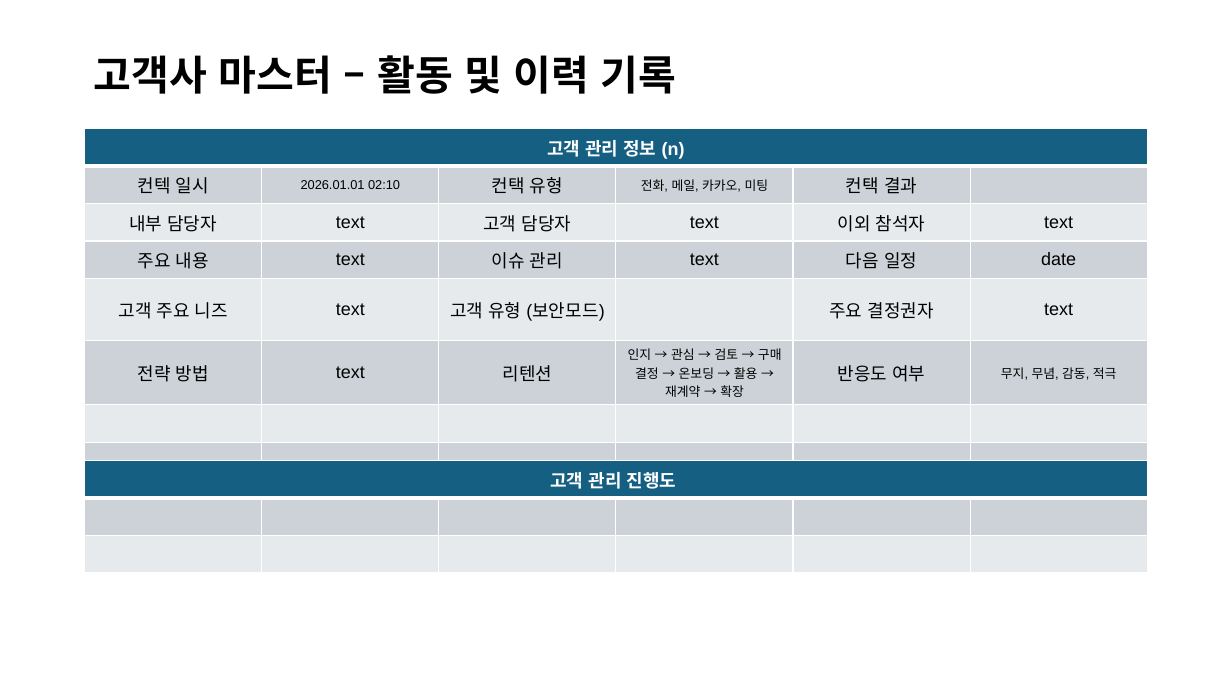
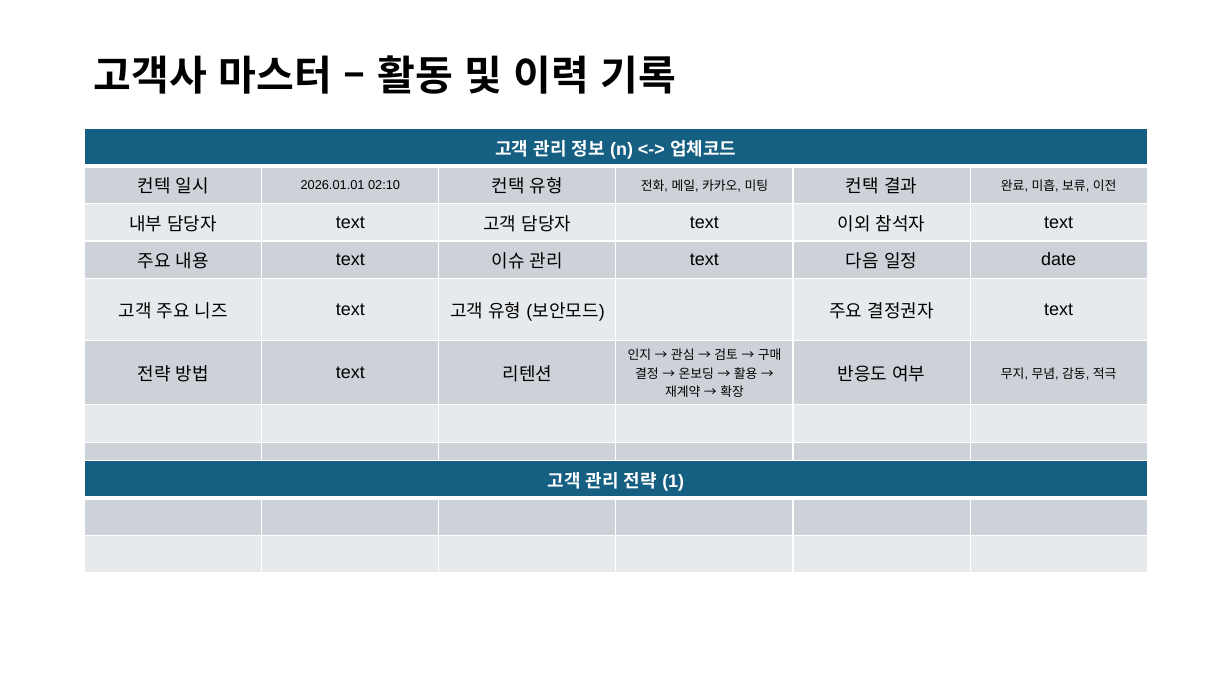
Before and after one commit to esketch-ai/hooxi-cms, a slide deck: slide 35 of Docs/Hooxi-CMS.pptx (slide 6 before the commit). Drawn at 1232x693 pixels with LibreOffice and Linux fonts; fonts in the diff are those of the drawing. Boxes give left, top, right and bottom in pixels: in the first picture for what was removed or moved away, otherwise in the second. Text is boxed around its words. In the diff, an @@ line names an element or a change of style, - is before the commit and + after.

```diff
--- a/Docs/Hooxi-CMS.pptx
+++ b/Docs/Hooxi-CMS.pptx
@@ table at [85,128,1150,446] @@
-row 1, column 1: 고객 관리 정보 (n)
+row 1, column 1: 고객 관리 정보 (n) <-> 업체코드
-row 2, column 6: 
+row 2, column 6: 완료, 미흡, 보류, 이전
@@ table at [85,460,1150,573] @@
-row 1, column 1: 고객 관리 진행도
+row 1, column 1: 고객 관리 전략 (1)
```
Also in this commit, not shown: 4 other slides changed, 29 slides added, 15 other files.
